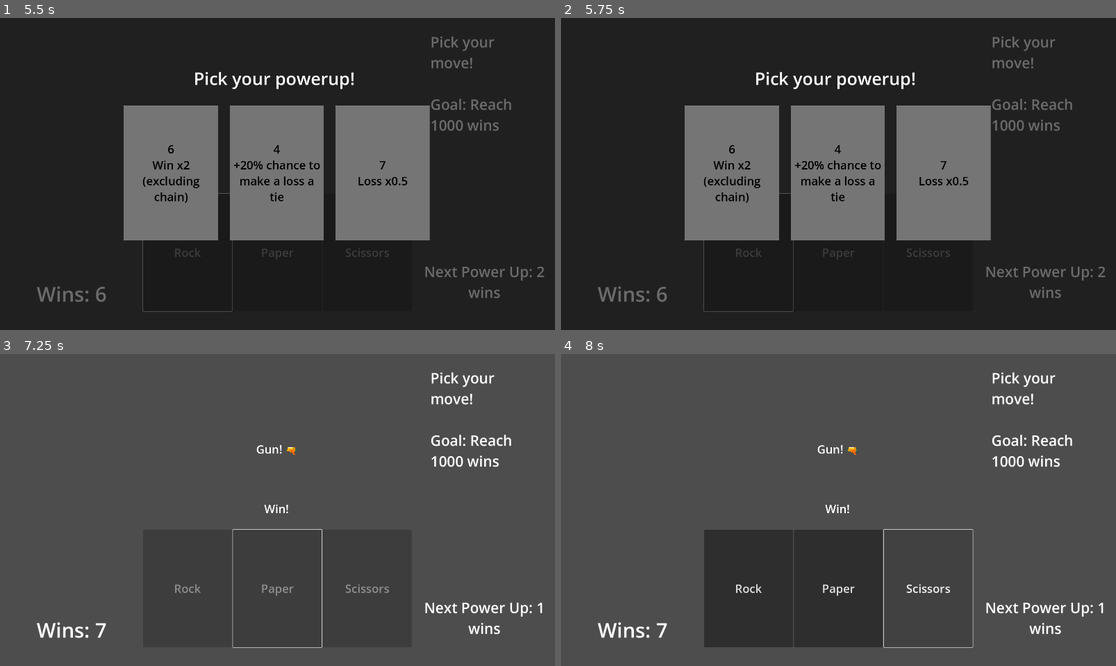
Above: before the commit, frames 1-4 (two rows, left to right).
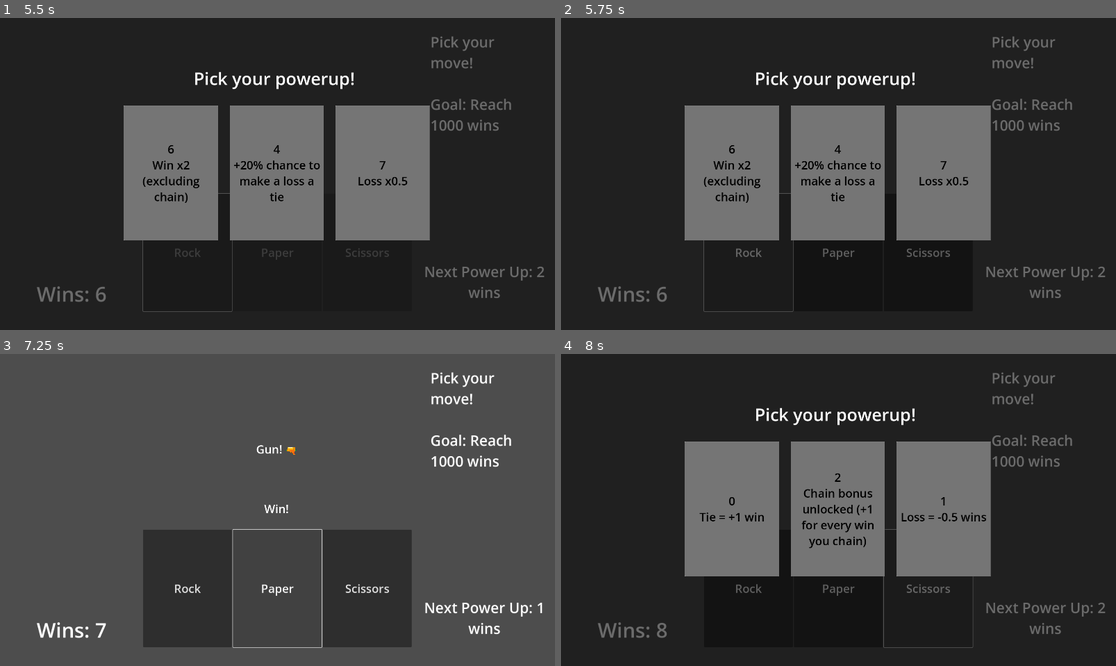
Above: after the commit, the same moments.

Repository: cinpear/rock-paper-scissors-shoot
Game: Godot game, scene res://control.tscn
Two runs of this game, one before a commit and one after it. Both use one fixed random seed, a clock stepped at 60 frames per second and the inputs below.
Inputs (mouse positions are in pixels of both pictures, inside the frame that each line leads up to):
- Up to frame 1 (5.5 s): click "Rock" at 0.5 s; click "5 +10% chance to make a tie a…" at 1.25 s; click "Paper" at 2 s; tap Enter at 2.75 s; click "Scissors" at 3.5 s; click "8 Wait time = 0.5s" at 4.25 s; click "Rock" at 5 s
- Up to frame 2 (5.75 s): no input
- Up to frame 3 (7.25 s): click "6 Win x2 (excluding chain)" at 5.75 s; click "Paper" at 6.5 s
- Up to frame 4 (8 s): click (927, 588) at 7.25 s, where only the run after the commit has a clickable "Scissors"

Frame 1 is identical in both runs. In frame 2, 0.1% of the frame differs, in the area x 31-71%, y 73-78%; in frame 3, 0.2%; in frame 4, 100%, in the area x 0-100%, y 0-100%.

Commit message:
implementing basic powerups

Diff:
--- a/control.gd
+++ b/control.gd
@@ -19,7 +19,7 @@
 	$game/HBoxContainer/Button.disabled = true
 	$game/HBoxContainer/Button2.disabled = true
 	$game/HBoxContainer/Button3.disabled = true
-	await get_tree().create_timer(1.0).timeout
+	await get_tree().create_timer(global.waitTime).timeout
 	$game/HBoxContainer/Button.disabled = false
 	$game/HBoxContainer/Button2.disabled = false
 	$game/HBoxContainer/Button3.disabled = false
--- a/global.gd
+++ b/global.gd
@@ -3,10 +3,12 @@
 var powerupBought = [false, false, false, false, false, false, false, false, false]
 var tieAmount = 0.5
 var lossAmount = -1.0
+var lossMult = 1.0
 var winAmount = 1.0
 var winMult = 1.0
 var gunChance = 100
 var numPowerup = 0
+var waitTime = 1
 
 var powerupAbility = [
 	"Tie = +1 win",
--- a/powerup.gd
+++ b/powerup.gd
@@ -64,6 +64,29 @@
 func _on_close_button_pressed() -> void:
 	close()
 
+func addPowerup(num):
+	if num == 0:
+		global.tieAmount = 1.0
+	elif num == 1:
+		global.lossAmount = -0.5
+	elif num == 2:
+		# chain bonus
+		pass
+	elif num == 3:
+		global.gunChance = 10
+	elif num == 4:
+		# +20% chance to make a loss a tie
+		pass
+	elif num == 5:
+		# +10% chance to make a tie a win
+		pass
+	elif num == 6:
+		global.winMult = 2.0
+	elif num == 7:
+		global.lossMult = 0.5
+	elif num == 8:
+		global.waitTime = 0.5
+
 func _on_button_pressed() -> void:
 	global.numPowerup += 1
 	if powerup[0] != 10:
@@ -72,6 +95,7 @@
 		global.powerupBought[powerup[1]] = false
 	if powerup[2] != 10:
 		global.powerupBought[powerup[2]] = false
+	addPowerup(powerup[0])
 	close()
 
 func _on_button_2_pressed() -> void:
@@ -82,6 +106,7 @@
 		global.powerupBought[powerup[1]] = true
 	if powerup[2] != 10:
 		global.powerupBought[powerup[2]] = false
+	addPowerup(powerup[1])
 	close()
 
 func _on_button_3_pressed() -> void:
@@ -92,4 +117,5 @@
 		global.powerupBought[powerup[1]] = false
 	if powerup[2] != 10:
 		global.powerupBought[powerup[2]] = true
+	addPowerup(powerup[2])
 	close()
